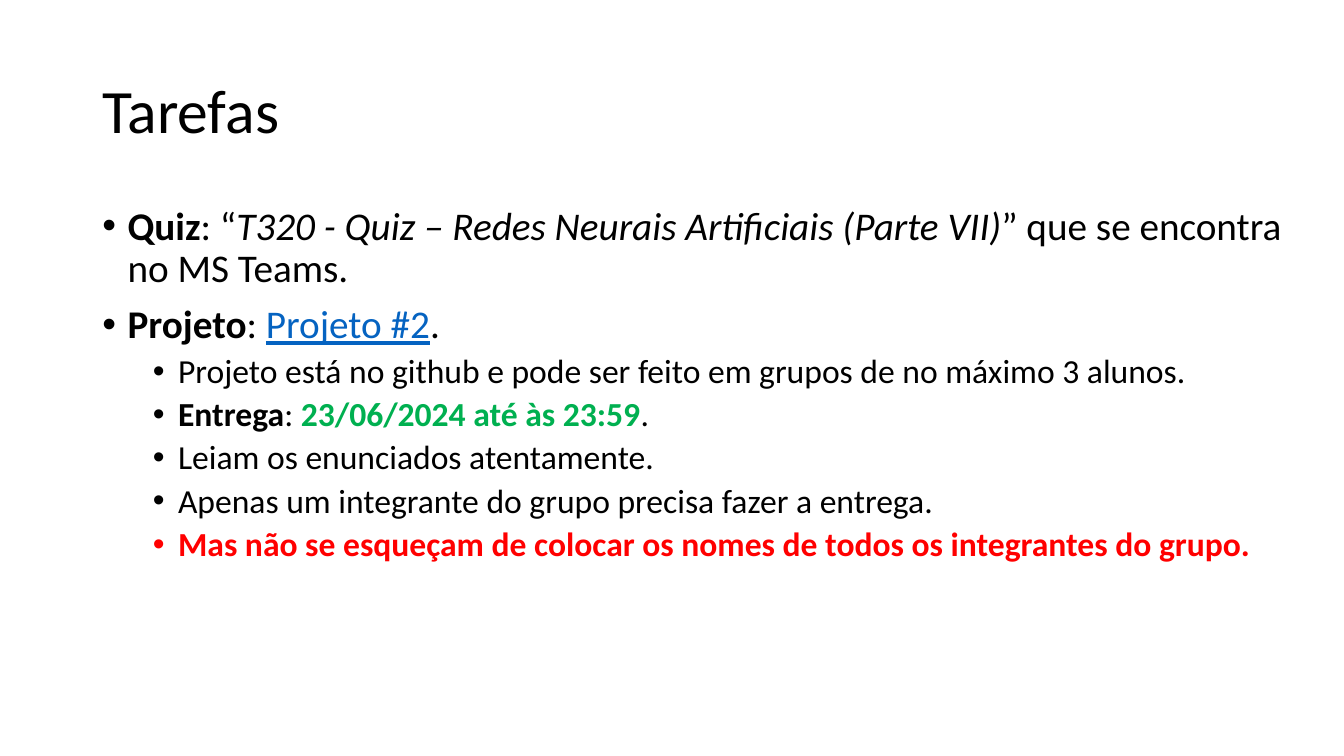
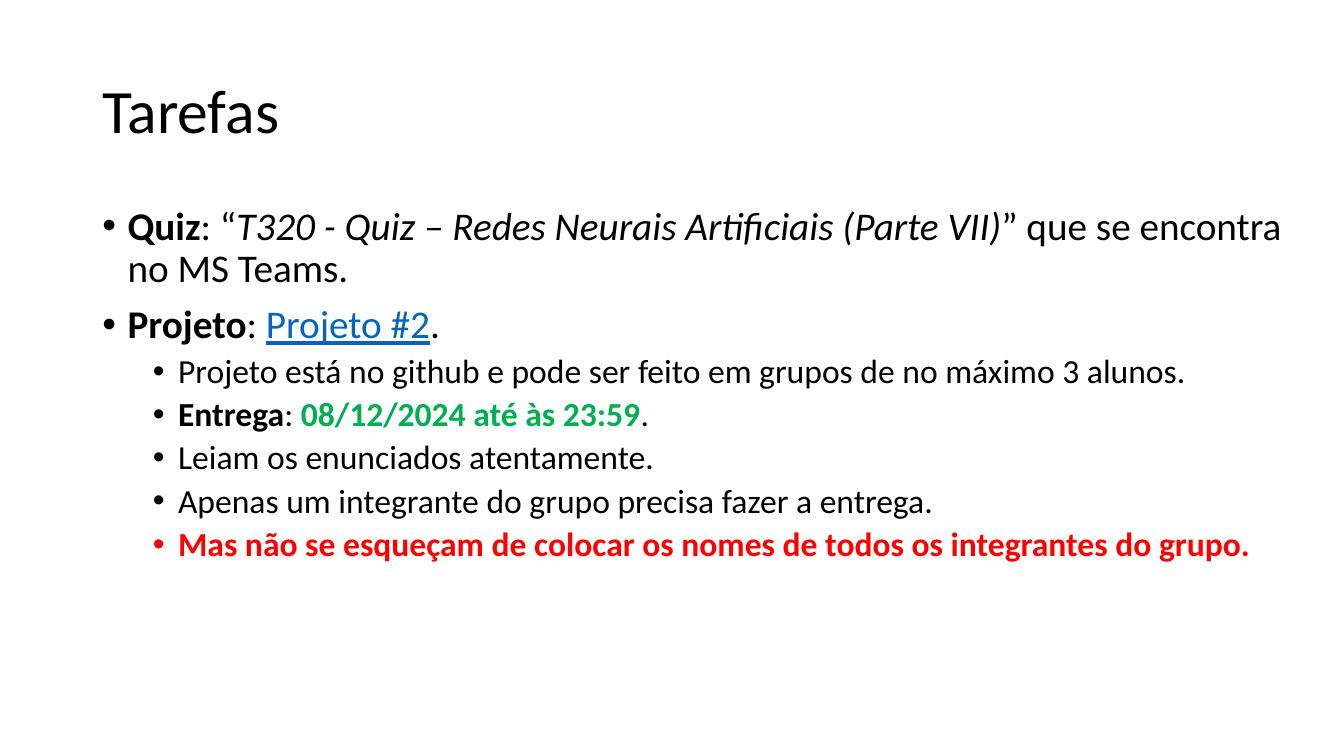
Before and after one commit to zz4fap/t320_aprendizado_de_maquina, a slide deck: slide 21 of slides/T320_Redes_Neurais_Artificiais (Parte IV).pptx. Drawn at 1344x756 pixels with LibreOffice and Linux fonts; fonts in the diff are those of the drawing. Boxes give left, top, right and bottom in pixels: in the first picture for what was removed or moved away, otherwise in the second. Text is boxed around its words. In the diff, an @@ line names an element or a change of style, - is before the commit and + after.

Commit message:
update of slides

```diff
--- a/slides/T320_Redes_Neurais_Artificiais (Parte IV).pptx
+++ b/slides/T320_Redes_Neurais_Artificiais (Parte IV).pptx
@@ text at [178,402,649,432]: text changed @@
-  • Entrega: 23/06/2024 até às 23:59.
+  • Entrega: 08/12/2024 até às 23:59.
```
Also in this commit, not shown: 1 other file.
